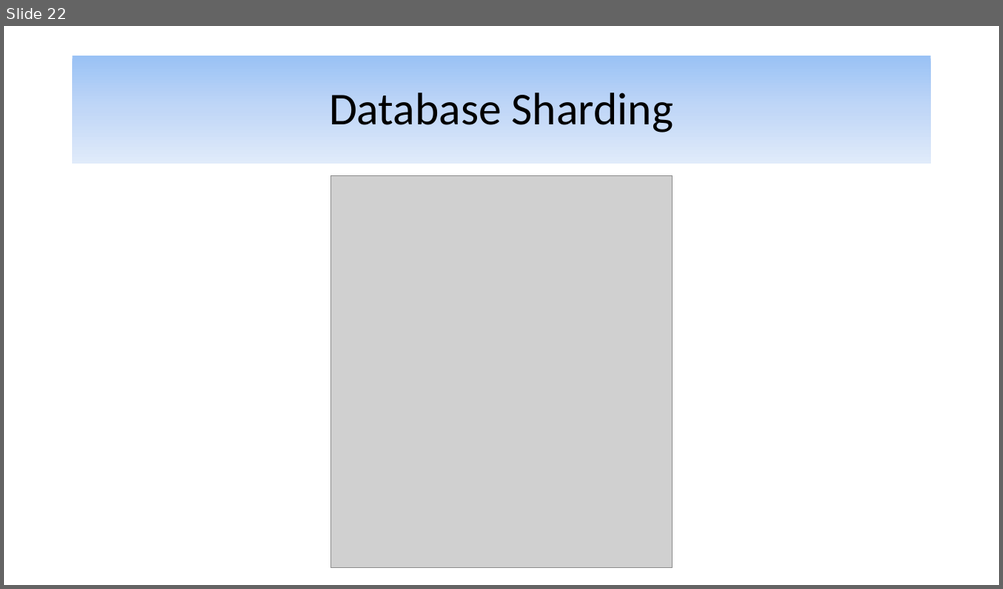
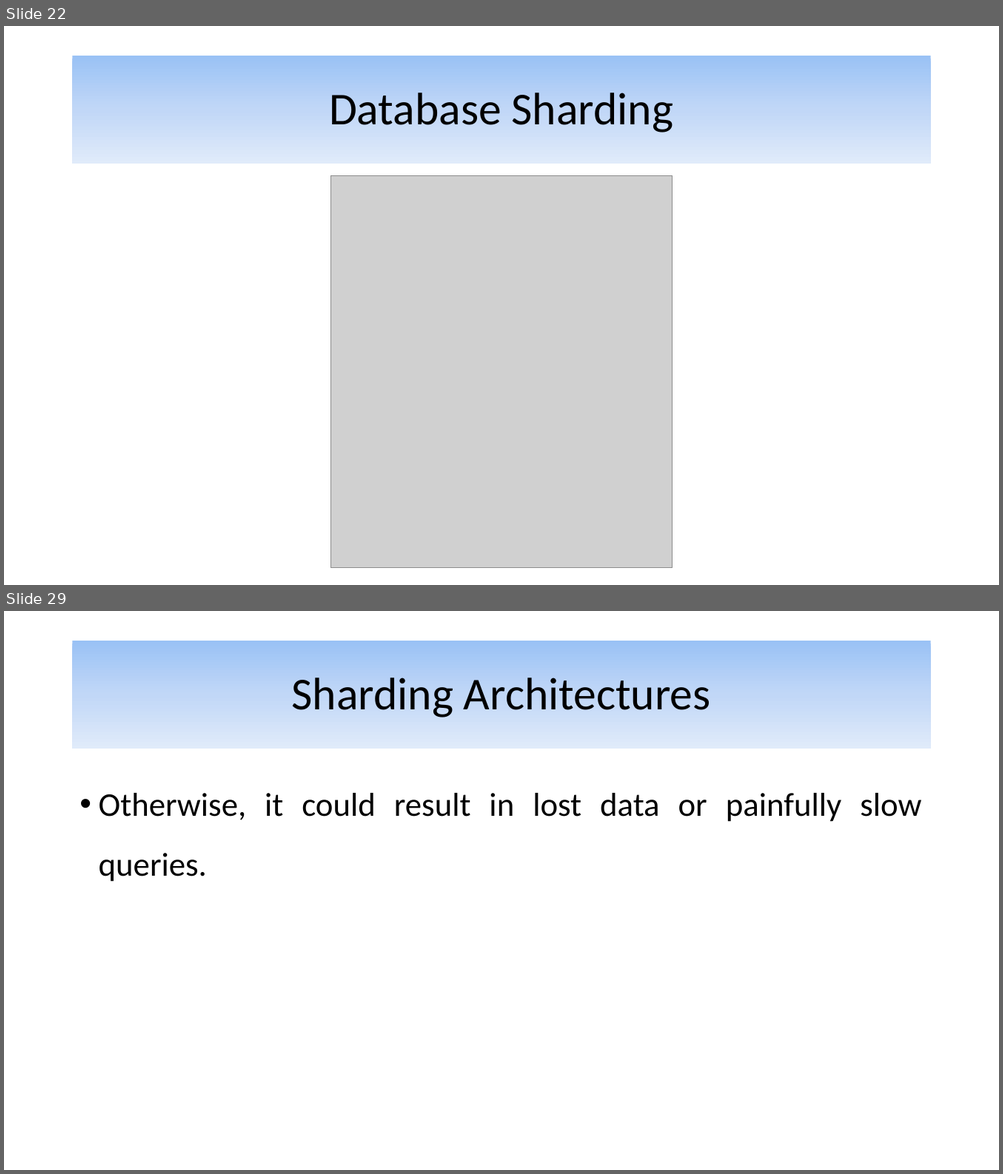
Before and after one commit to alijfri99/presentations, a slide deck: Advanced DBMS Presentation.pptx. Shown one above the other, each under a label of ours: slide 22 before the commit, slides 22 and 29 after it; the slides between them are not shown. The pictures are 1003x589 and 1003x1174 pixels, drawn with LibreOffice and Linux fonts; fonts in the diff are those of the drawing; grey boxes stand for pictures. Boxes give left, top, right and bottom in pixels: in the first picture for what was removed or moved away, otherwise in the second. Text is boxed around its words. In the diff, an @@ line names an element or a change of style, - is before the commit and + after.

Commit message:
Finished key-based sharding

```diff
--- a/Advanced DBMS Presentation.pptx
+++ b/Advanced DBMS Presentation.pptx
@@ slide 29 added at box(4, 611, 999, 1170), background #FFFFFF @@
@@ title added at box(73, 641, 930, 749), fill gradient #9AC3F5 to #C2D8F8 to #E1EBFB, 44 pt, text #000000 @@
+Sharding Architectures
@@ text added at box(99, 793, 921, 882), 32 pt, text #000000 @@
+• Otherwise, it could result in lost data or painfully slow queries.
```
Also in this commit, not shown: 12 other slides added, 1 slide removed.
